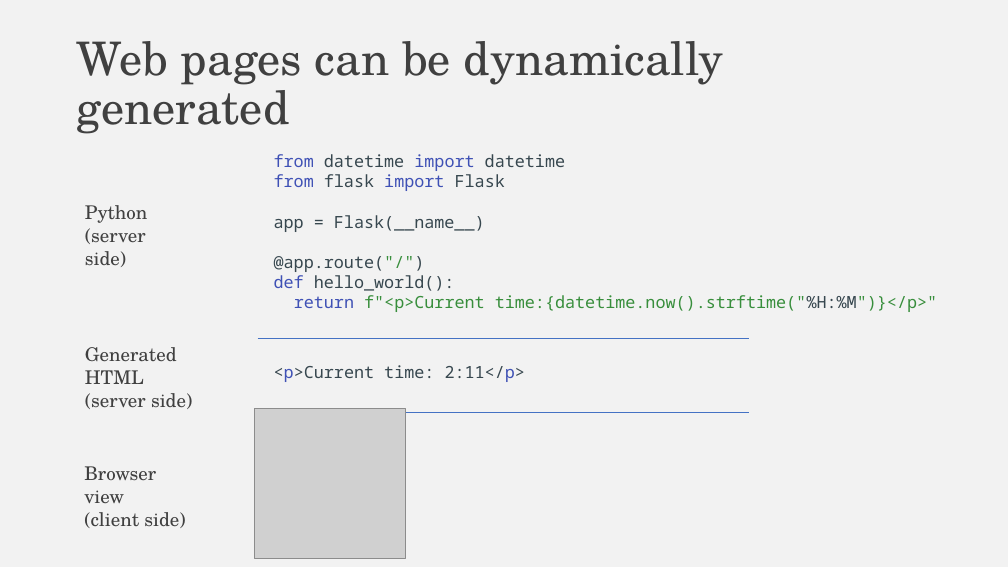
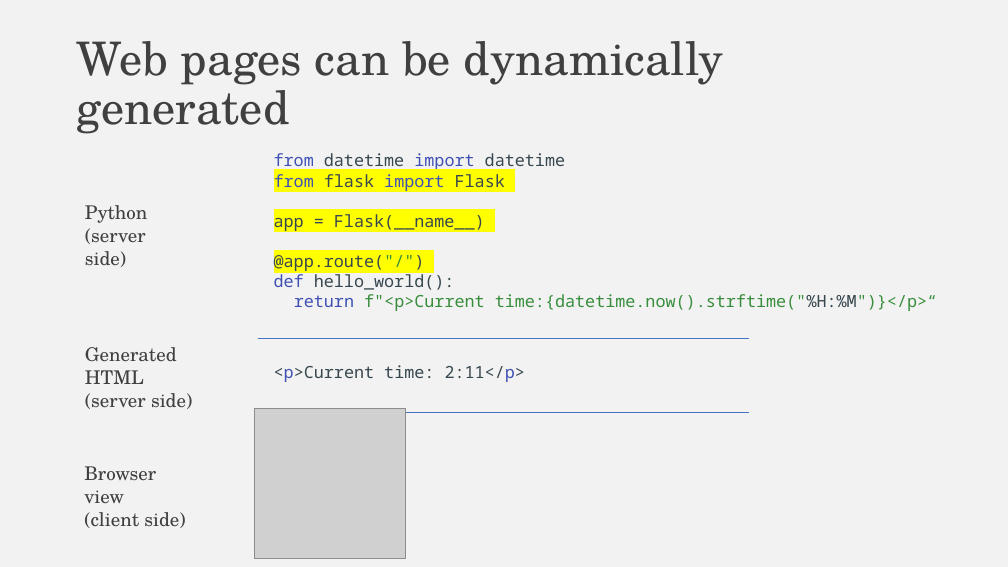
Before and after one commit to falconair/ProgrammingForAnalytics, a slide deck: slide 13 of lectures/075_web_under_the_hood/The web, under the hood.pptx (slide 12 before the commit). Drawn at 1008x567 pixels with LibreOffice and Linux fonts; fonts in the diff are those of the drawing; grey boxes stand for pictures. Boxes give left, top, right and bottom in pixels: in the first picture for what was removed or moved away, otherwise in the second. Text is boxed around its words. In the diff, an @@ line names an element or a change of style, - is before the commit and + after.

Commit message:
Changes Flask to FastAPI for web services lecture

```diff
--- a/lectures/075_web_under_the_hood/The web, under the hood.pptx
+++ b/lectures/075_web_under_the_hood/The web, under the hood.pptx
@@ text at box(274, 174, 505, 271): highlight none to #FFFF00 in "from flask import Flask", "app = Flask(__name__)", "@app.route("/")" @@
@@ text "from datetime import datetime" at box(274, 153, 937, 311): vertical alignment middle to top @@
```
Also in this commit, not shown: 8 other slides changed, 7 slides added, 1 slide removed, 4 other files.
